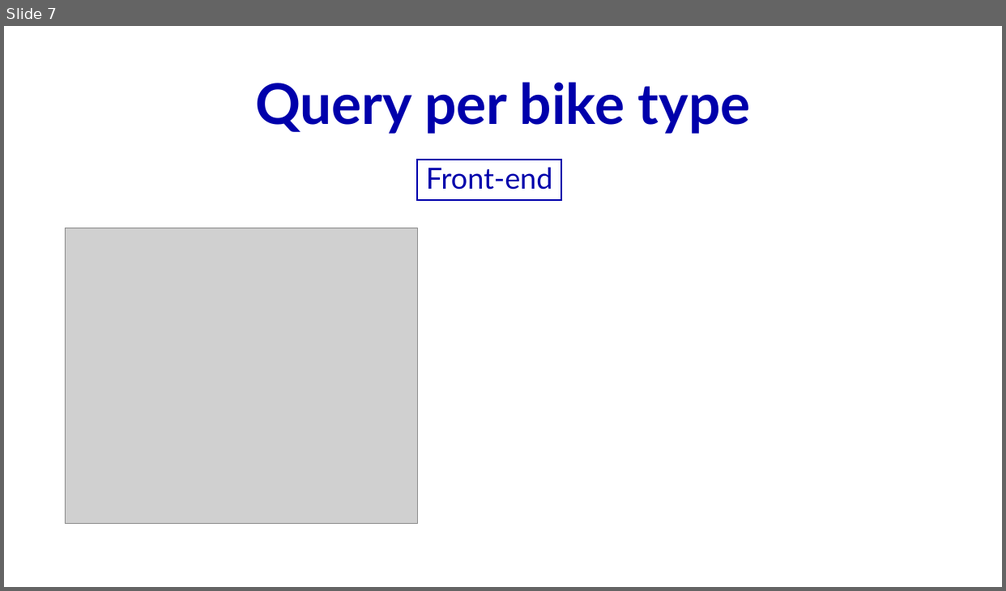
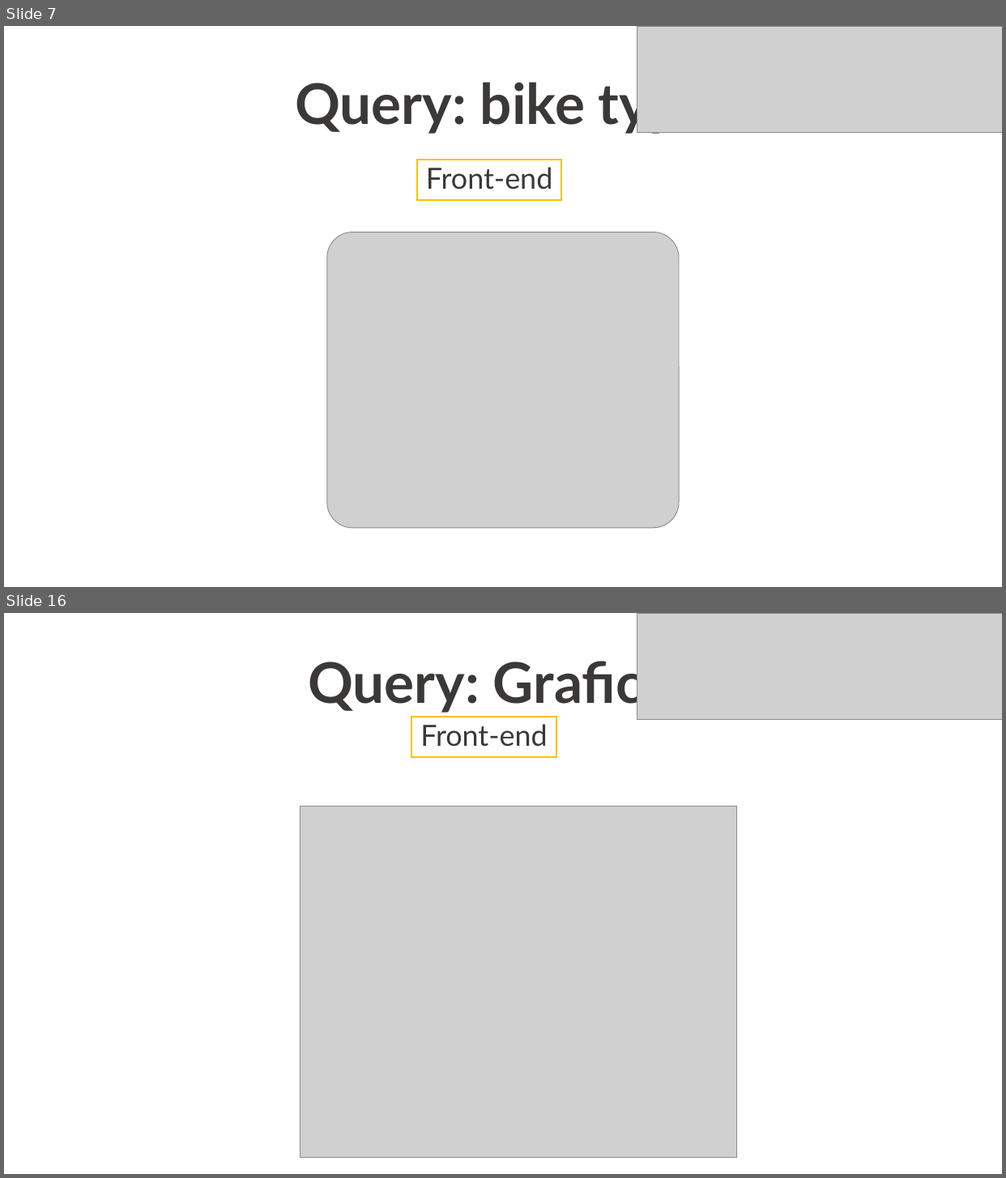
Before and after one commit to Robertales/tripdata-bike-chicago-bd2, a slide deck: presentazione/presentazioneBD2BarberisRobertazzi.pptx. Shown one above the other, each under a label of ours: slide 7 before the commit, slides 7 and 16 after it; the slides between them are not shown. The pictures are 1006x591 and 1006x1178 pixels, drawn with LibreOffice and Linux fonts; fonts in the diff are those of the drawing; grey boxes stand for pictures. Boxes give left, top, right and bottom in pixels: in the first picture for what was removed or moved away, otherwise in the second. Text is boxed around its words. In the diff, an @@ line names an element or a change of style, - is before the commit and + after.

```diff
--- a/presentazione/presentazioneBD2BarberisRobertazzi.pptx
+++ b/presentazione/presentazioneBD2BarberisRobertazzi.pptx
@@ slide 16 added at box(4, 613, 1002, 1174), background #FFFFFF @@
@@ picture added at box(637, 613, 1002, 719) @@
@@ text added at box(308, 654, 657, 713), 54 pt, text #3B3838, bold @@
+Query: Grafici
@@ rectangle added at box(412, 717, 556, 756), outline #FFC000 1.5 pt @@
@@ text added at box(420, 724, 547, 747), 28 pt, text #3B3838 @@
+Front-end
@@ picture added at box(300, 806, 737, 1158) @@
@@ slide 7 changed as well @@
@@ picture added at box(637, 26, 1002, 132) @@
@@ text at box(295, 76, 711, 135): text changed; text colour #0000AB to #3B3838 @@
-Query per bike type
+Query: bike type
@@ text "Front-end" at box(426, 167, 552, 190): text colour #0000AB to #3B3838 @@
@@ rectangle at box(417, 160, 562, 199): outline #0000AB 1.5 pt to #FFC000 1.5 pt @@
@@ picture: place and size @@
-picture at box(66, 228, 417, 524)
+picture at box(327, 232, 680, 527)
```
Also in this commit, not shown: 6 other slides changed, 11 other slides added, 2 other files.
